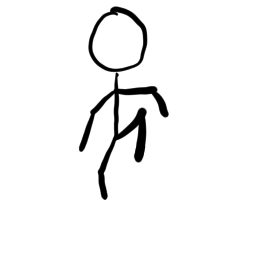
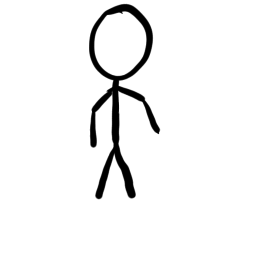
Before/after of a (256, 256) layered artwork. What changed in the layer stack:
pixels changed over [78, 3, 169, 201] (layer not identified)
